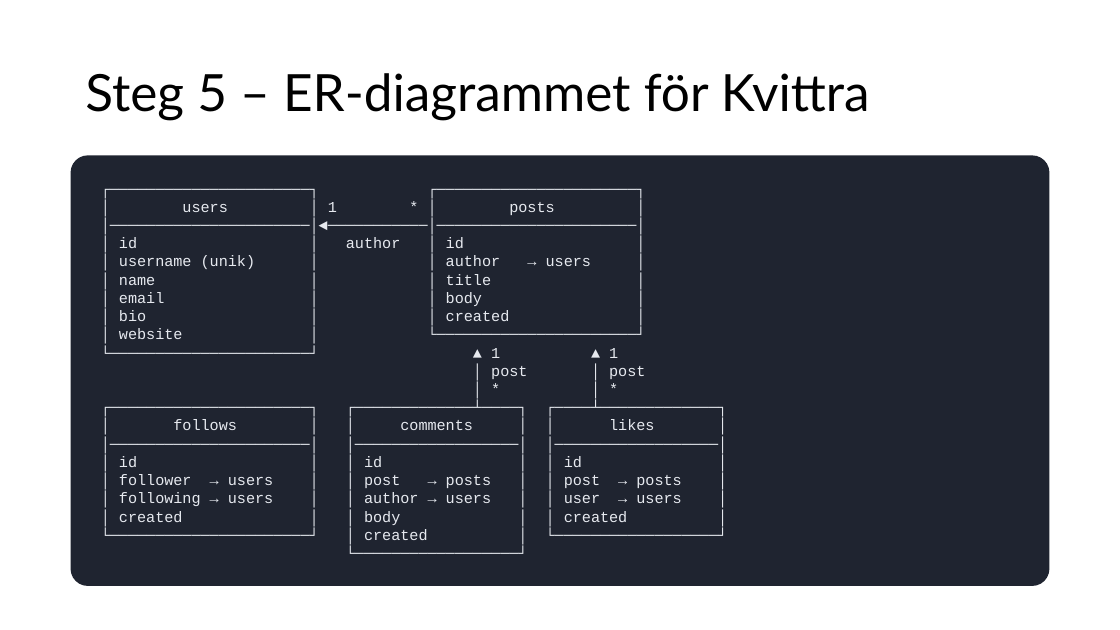
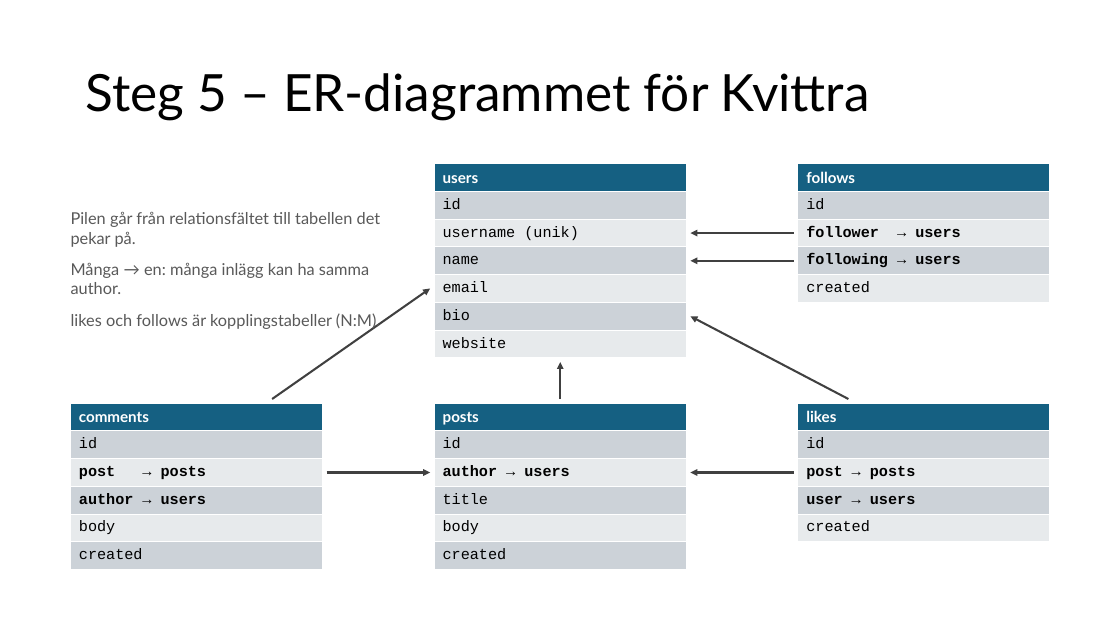
Before and after one commit to abbjetmus/pocketbase-flutter-kurs, a slide deck: slide 16 of Databaser och mobilapputveckling - sammanfattning.pptx. Drawn at 1120x630 pixels with LibreOffice and Linux fonts; fonts in the diff are those of the drawing. Boxes give left, top, right and bottom in pixels: in the first picture for what was removed or moved away, otherwise in the second. Text is boxed around its words. In the diff, an @@ line names an element or a change of style, - is before the commit and + after.

Commit message:
Update presentation file: Databaser och mobilapputveckling - sammanfattning.pptx

```diff
--- a/Databaser och mobilapputveckling - sammanfattning.pptx
+++ b/Databaser och mobilapputveckling - sammanfattning.pptx
@@ rounded rectangle removed at (71, 155, 1049, 586) @@
-┌──────────────────────┐ ┌──────────────────────┐
-│ users │ 1 * │ posts │
-│──────────────────────│◄───────────│──────────────────────│
-│ id │ author │ id │
-│ username (unik) │ │ author → users │
-│ name │ │ title │
-│ email │ │ body │
-│ bio │ │ created │
-│ website │ └──────────────────────┘
-└──────────────────────┘ ▲ 1 ▲ 1
-│ post │ post
-│ * │ *
-┌──────────────────────┐ ┌─────────────┴────┐ ┌────┴─────────────┐
-│ follows │ │ comments │ │ likes │
-│──────────────────────│ │──────────────────│ │──────────────────│
-│ id │ │ id │ │ id │
-│ follower → users │ │ post → posts │ │ post → posts │
-│ following → users │ │ author → users │ │ user → users │
-│ created │ │ body │ │ created │
-└──────────────────────┘ │ created │ └──────────────────┘
-└──────────────────┘
@@ table added at (434, 164, 686, 358), 7 rows, 1 columns @@
+users
+id
+username (unik)
+name
+email
+bio
+website
@@ table added at (798, 164, 1050, 302), 5 rows, 1 columns @@
+follows
+id
+follower → users
+following → users
+created
@@ arrow added from (794, 233) to (691, 233), #404040 1.75 pt @@
@@ text added at (71, 263, 380, 330), 14 pt, text #595959 @@
+Pilen går från relationsfältet till tabellen det pekar på.
+Många → en: många inlägg kan ha samma author.
+likes och follows är kopplingstabeller (N:M).
@@ arrow added from (794, 260) to (691, 260), #404040 1.75 pt @@
@@ arrow added from (272, 399) to (430, 289), #404040 1.75 pt @@
@@ arrow added from (849, 399) to (691, 317), #404040 1.75 pt @@
@@ arrow added from (560, 399) to (560, 362), #404040 1.75 pt @@
@@ table added at (71, 403, 323, 570), 6 rows, 1 columns @@
+comments
+id
+post → posts
+author → users
+body
+created
@@ table added at (434, 403, 686, 570), 6 rows, 1 columns @@
+posts
+id
+author → users
+title
+body
+created
@@ table added at (798, 403, 1050, 542), 5 rows, 1 columns @@
+likes
+id
+post → posts
+user → users
+created
@@ arrow added from (327, 472) to (430, 472), #404040 1.75 pt @@
@@ arrow added from (794, 472) to (691, 472), #404040 1.75 pt @@
```
Also in this commit, not shown: 2 other slides changed.
